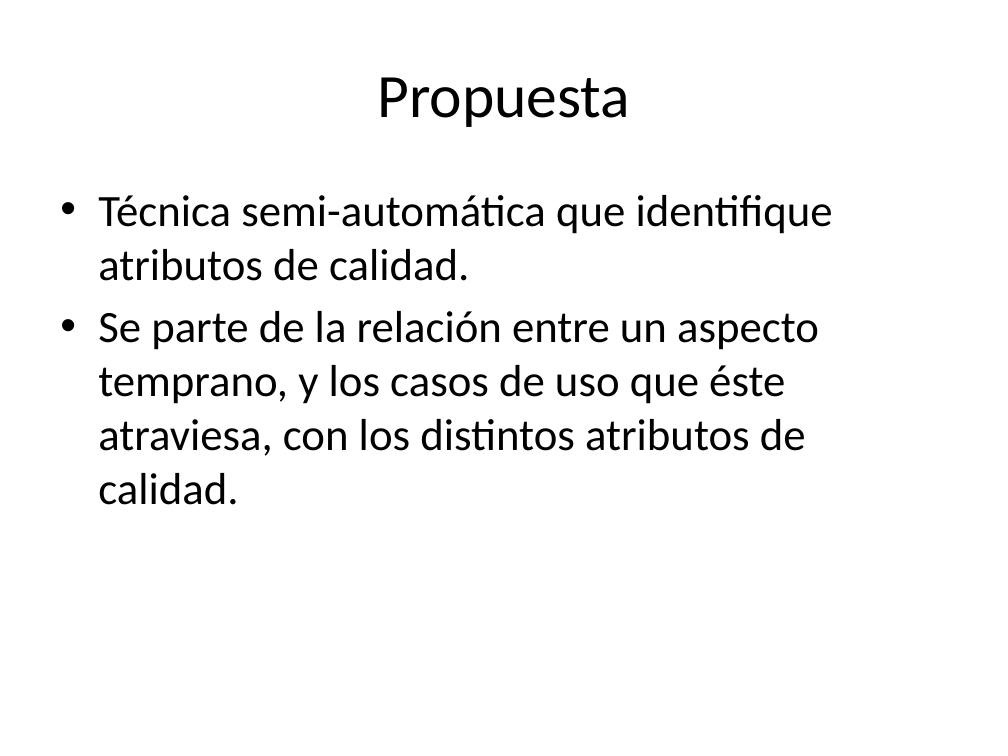
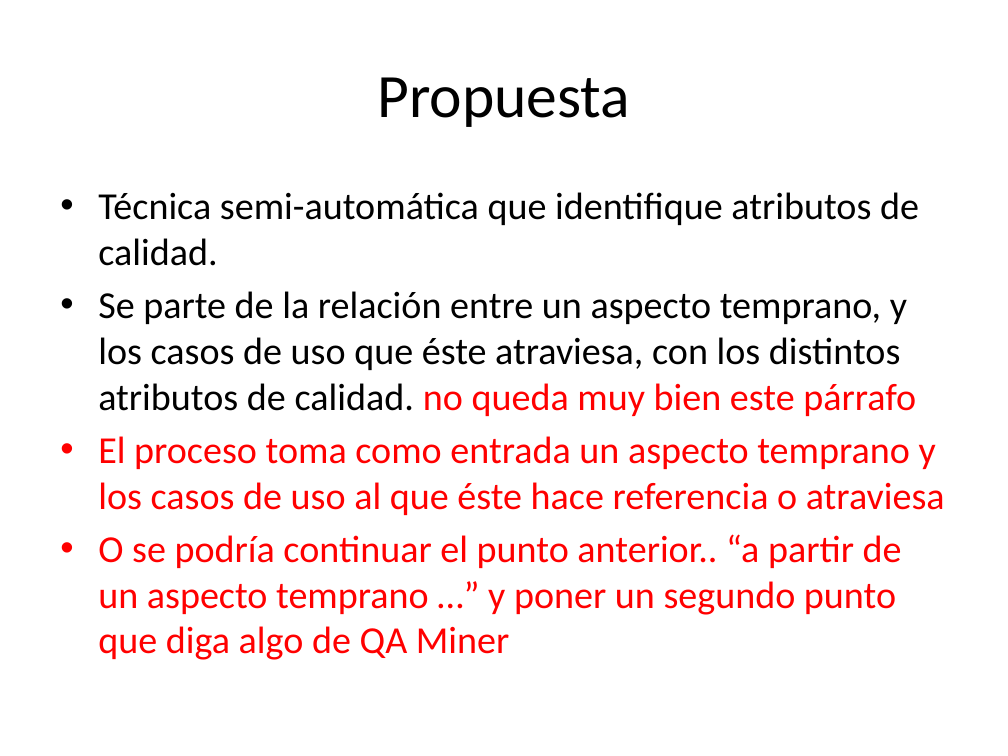
Before and after one commit to alejandrorago/qatesis2, a slide deck: slide 8 of Capitulos Finales/filiminasPeladas.pptx. Drawn at 1008x756 pixels with LibreOffice and Linux fonts; fonts in the diff are those of the drawing. Boxes give left, top, right and bottom in pixels: in the first picture for what was removed or moved away, otherwise in the second. Text is boxed around its words. In the diff, an @@ line names an element or a change of style, - is before the commit and + after.

```diff
--- a/Capitulos Finales/filiminasPeladas.pptx
+++ b/Capitulos Finales/filiminasPeladas.pptx
@@ text at [98, 192, 919, 266]: size 32 to 27.2 pt in "Técnica semi-automática que identifique atributos de calidad ..." @@
@@ text at [98, 291, 945, 660]: text changed; size 32 to 27.2 pt; text colour #000000 to #FF0000 @@
-• Se parte de la relación entre un aspecto temprano, y los casos de uso que éste atraviesa, con los distintos atributos de calidad.
+• Se parte de la relación entre un aspecto temprano, y los casos de uso que éste atraviesa, con los distintos atributos de calidad. no queda muy bien este párrafo
+• El proceso toma como entrada un aspecto temprano y los casos de uso al que éste hace referencia o atraviesa
+• O se podría continuar el punto anterior.. “a partir de un aspecto temprano …” y poner un segundo punto que diga algo de QA Miner
```
